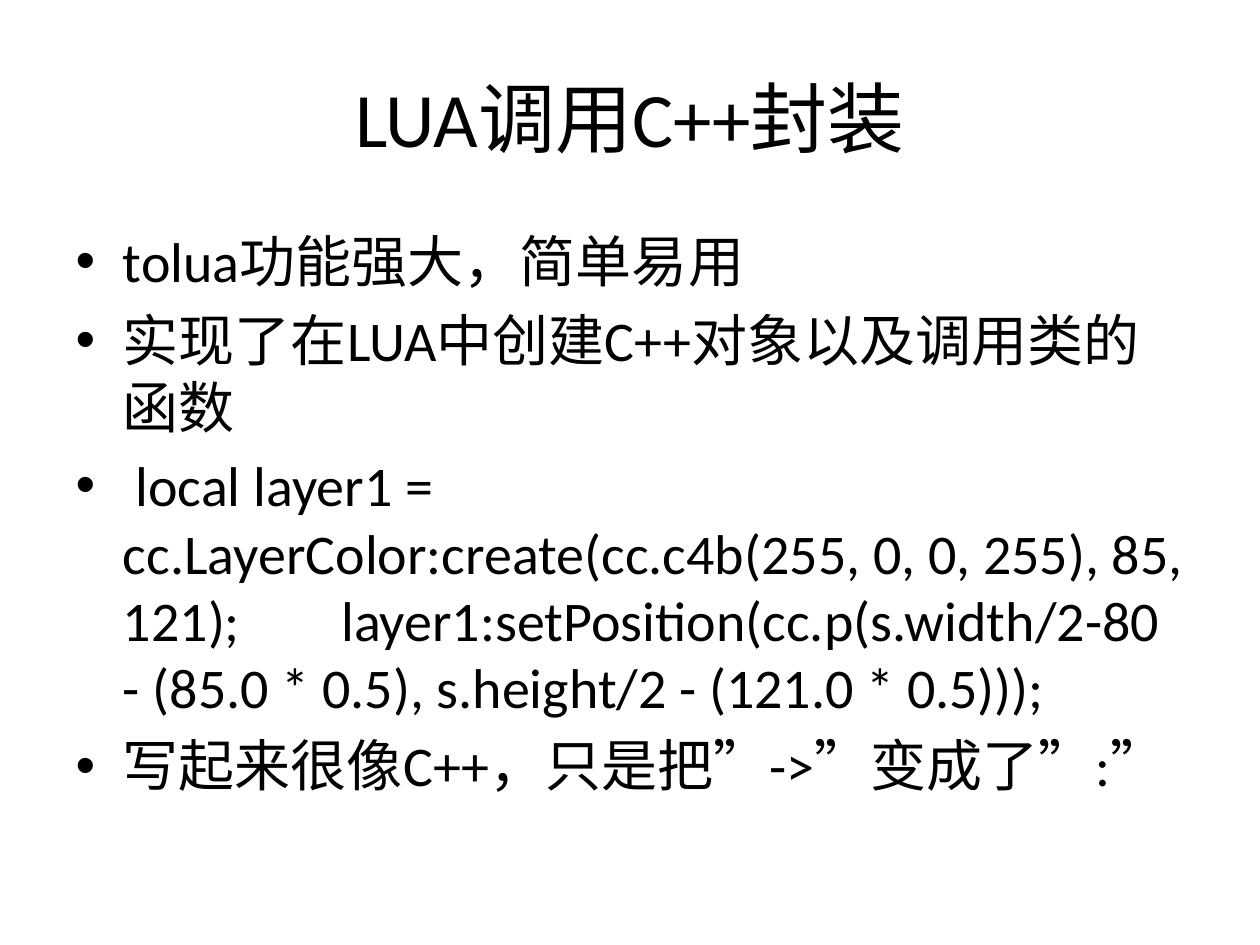
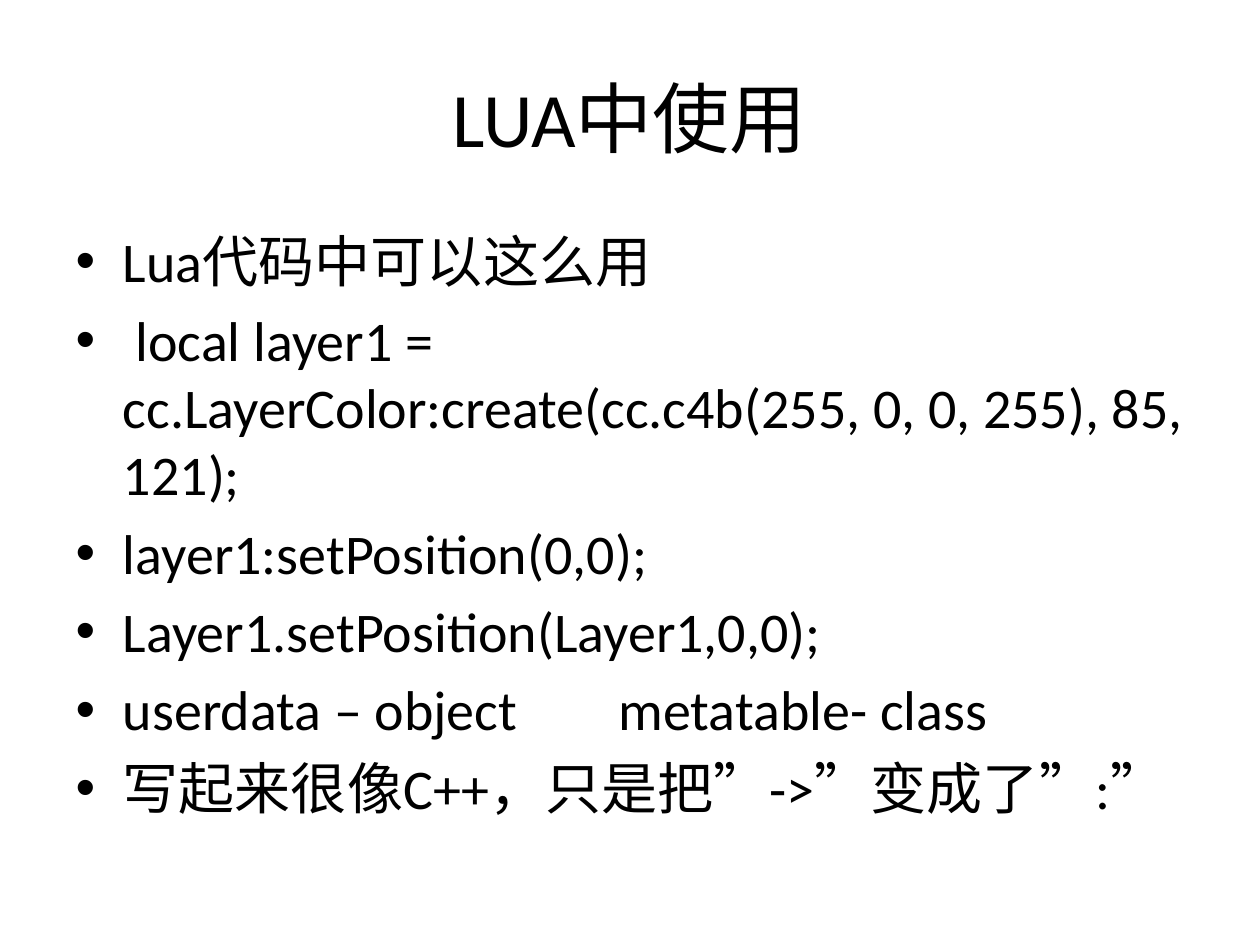
Before and after one commit to henryfung01/StreetFighter, a slide deck: slide 27 of lua1.pptx (slide 16 before the commit). Drawn at 1260x945 pixels with LibreOffice and Linux fonts; fonts in the diff are those of the drawing. Boxes give left, top, right and bottom in pixels: in the first picture for what was removed or moved away, otherwise in the second. Text is boxed around its words. In the diff, an @@ line names an element or a change of style, - is before the commit and + after.

```diff
--- a/lua1.pptx
+++ b/lua1.pptx
@@ title at (453, 83, 807, 154): text changed @@
-LUA调用C++封装
+LUA中使用
@@ text at (123, 235, 1183, 740): text changed @@
-• tolua功能强大，简单易用
-• 实现了在LUA中创建C++对象以及调用类的函数
-• local layer1 = cc.LayerColor:create(cc.c4b(255, 0, 0, 255), 85, 121); layer1:setPosition(cc.p(s.width/2-80 - (85.0 * 0.5), s.height/2 - (121.0 * 0.5)));
+• Lua代码中可以这么用
+• local layer1 = cc.LayerColor:create(cc.c4b(255, 0, 0, 255), 85, 121);
+• layer1:setPosition(0,0);
+• Layer1.setPosition(Layer1,0,0);
+• userdata – object metatable- class
```
Also in this commit, not shown: 9 other slides changed, 26 slides added, 12 slides removed.
